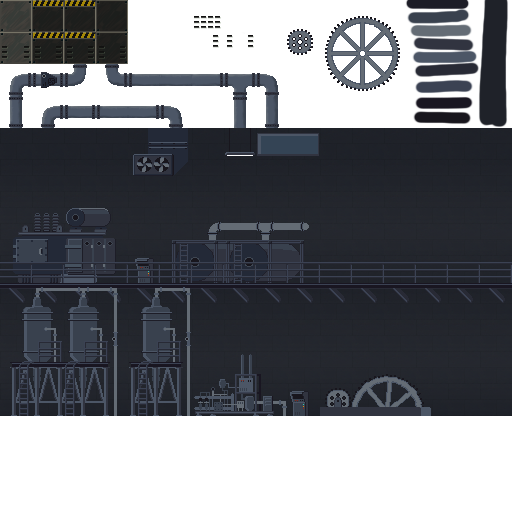
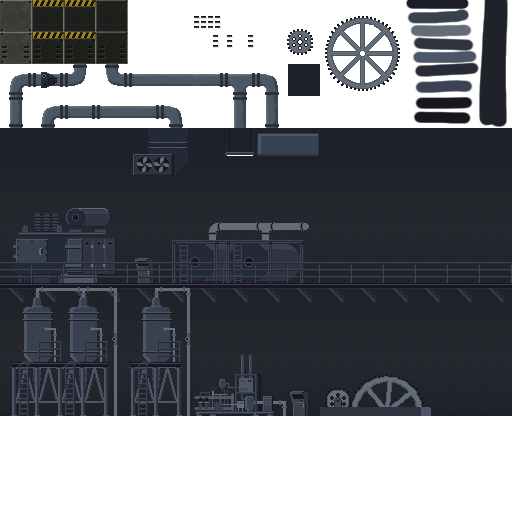
Comparing the layer stacks of the two 512x512 images. Changes:
added layer "Single" above "Layer 1 copy 15" over box(288, 64, 320, 96)
